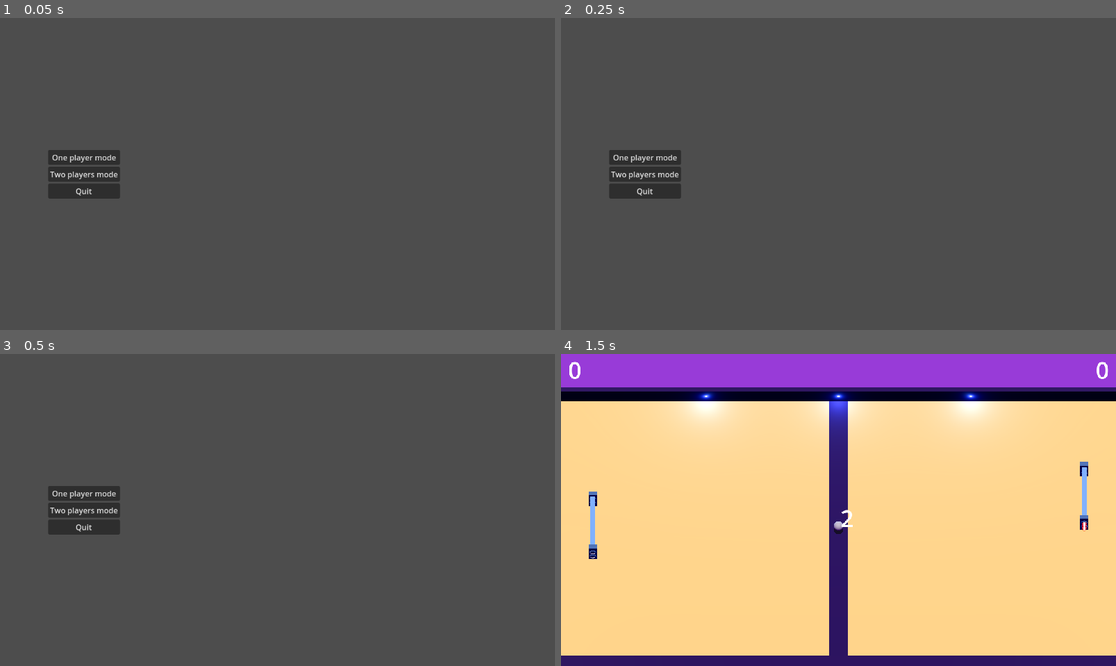
Above: before the commit, frames 1-4 (two rows, left to right).
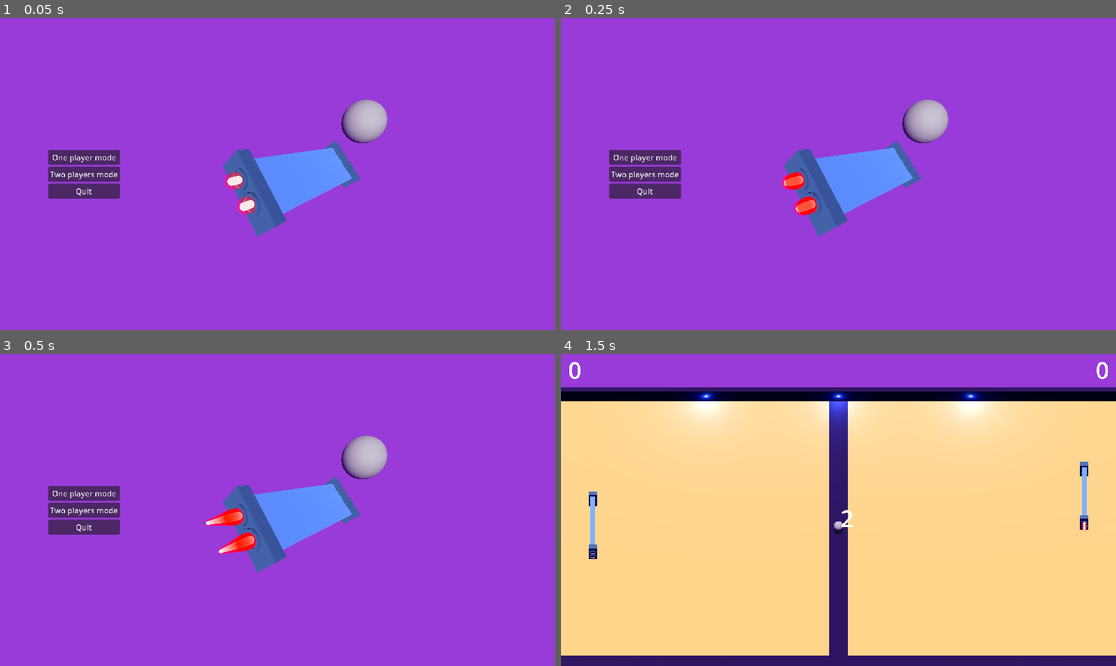
Above: after the commit, the same moments.

Repository: Eryans/godot_pong
Game: Godot game, scene res://scenes/menu.tscn
Two runs of this game, one before a commit and one after it. Both use one fixed random seed, a clock stepped at 60 frames per second and the inputs below.
Inputs (mouse positions are in pixels of both pictures, inside the frame that each line leads up to):
- Up to frame 1 (0.05 s): no input
- Up to frame 2 (0.25 s): no input
- Up to frame 3 (0.5 s): no input
- Up to frame 4 (1.5 s): click "Two players mode" at 0.5 s; tap Enter at 1.25 s; move the mouse to (960, 494) at 1.27 s; hold Up (ui_up) from 1.28 s (still down)

The runs differ from the first frame. In frame 1, 100% of the frame differs, in the area x 0-100%, y 0-100%; in frame 2, 100%; in frame 3, 100%; in frame 4, nothing differs.

Commit message:
feat: ✨ made menu a bit fancier and added quit func to button

Diff:
--- /dev/null
+++ b/assets/environnement.tres
@@ -0,0 +1,12 @@
+[gd_resource type="Environment" format=3 uid="uid://l6gmenvqabp4"]
+
+[resource]
+background_mode = 1
+background_color = Color(0.462745, 0.337255, 0.560784, 1)
+reflected_light_source = 1
+tonemap_mode = 3
+ssr_fade_in = 0.0477962
+ssao_sharpness = 0.75
+glow_intensity = 1.58
+adjustment_enabled = true
+adjustment_saturation = 2.0
--- a/main_scripts/menu.gd
+++ b/main_scripts/menu.gd
@@ -28,12 +28,10 @@
     get_tree().change_scene_to_packed(main_scene)
 
 func _quit_button_pressed() -> void:
-    pass
+    get_tree().quit();
 
 func _on_button_hover() -> void:
     EventManager.button_hover_emit()
-    pass
 
 func _on_button_click() -> void:
     EventManager.button_click_emit()
-    pass
--- a/scenes/main.tscn
+++ b/scenes/main.tscn
@@ -1,23 +1,13 @@
 [gd_scene load_steps=17 format=3 uid="uid://caaf5w2sa0uvv"]
 
 [ext_resource type="PackedScene" uid="uid://d3fotr1gt6060" path="res://entities/paddle/paddle.tscn" id="1_tbgi4"]
+[ext_resource type="Environment" uid="uid://l6gmenvqabp4" path="res://assets/environnement.tres" id="1_tipki"]
 [ext_resource type="Script" uid="uid://c4hv7l3y1nvr6" path="res://main_scripts/ai.gd" id="2_tefeu"]
 [ext_resource type="PackedScene" uid="uid://bw76l1wbchdl1" path="res://entities/ball/ball.tscn" id="3_o6xl0"]
 [ext_resource type="PackedScene" uid="uid://ddppp7nyghtqe" path="res://entities/wall/wall.tscn" id="4_o6xl0"]
 [ext_resource type="PackedScene" uid="uid://isg2si6p6ka1" path="res://entities/score_zone/score_zone.tscn" id="4_tipki"]
 [ext_resource type="PackedScene" uid="uid://cxnqnwddgcwbs" path="res://ui/ui.tscn" id="5_85g3d"]
 [ext_resource type="PackedScene" uid="uid://b2676uqhqtvay" path="res://entities/bonus/shield/shields_manager.tscn" id="7_o6xl0"]
-
-[sub_resource type="Environment" id="Environment_o6xl0"]
-background_mode = 1
-background_color = Color(0.462745, 0.337255, 0.560784, 1)
-reflected_light_source = 1
-tonemap_mode = 3
-ssr_fade_in = 0.0477962
-ssao_sharpness = 0.75
-glow_intensity = 1.58
-adjustment_enabled = true
-adjustment_saturation = 2.0
 
 [sub_resource type="StandardMaterial3D" id="StandardMaterial3D_h2yge"]
 albedo_color = Color(0.721569, 0.615686, 0.431373, 1)
@@ -54,7 +44,7 @@
 
 [node name="Camera3D" type="Camera3D" parent="."]
 transform = Transform3D(1, 0, 0, 0, 0.5, 0.866025, 0, -0.866025, 0.5, 0, 10, 10)
-environment = SubResource("Environment_o6xl0")
+environment = ExtResource("1_tipki")
 v_offset = 4.5
 projection = 1
 size = 16.5
--- a/scenes/menu.tscn
+++ b/scenes/menu.tscn
@@ -1,38 +1,214 @@
-[gd_scene load_steps=2 format=3 uid="uid://d4jxy2evbl82u"]
-
-[ext_resource type="Script" uid="uid://b3n7d4hk3jm67" path="res://main_scripts/menu.gd" id="1_yqeox"]
-
-[node name="Menu" type="Control"]
-layout_mode = 3
-anchors_preset = 15
-anchor_right = 1.0
-anchor_bottom = 1.0
-grow_horizontal = 2
-grow_vertical = 2
-script = ExtResource("1_yqeox")
-
-[node name="MarginContainer" type="MarginContainer" parent="."]
-layout_mode = 0
-offset_top = 273.5
-offset_right = 149.0
-offset_bottom = 374.5
-size_flags_vertical = 3
-theme_override_constants/margin_left = 100
-
-[node name="VBoxContainer" type="VBoxContainer" parent="MarginContainer"]
-layout_mode = 2
-
-[node name="OnePlayerMode" type="Button" parent="MarginContainer/VBoxContainer"]
-unique_name_in_owner = true
-layout_mode = 2
-text = "One player mode"
-
-[node name="TwoPlayersMode" type="Button" parent="MarginContainer/VBoxContainer"]
-unique_name_in_owner = true
-layout_mode = 2
-text = "Two players mode"
-
-[node name="Quit" type="Button" parent="MarginContainer/VBoxContainer"]
-unique_name_in_owner = true
-layout_mode = 2
-text = "Quit"
+[gd_scene load_steps=18 format=3 uid="uid://d4jxy2evbl82u"]
+
+[ext_resource type="PackedScene" uid="uid://5wyjfjo3gy30" path="res://ui/menu.tscn" id="1_vjb58"]
+[ext_resource type="Material" uid="uid://cu1gqemjte4qo" path="res://assets/materials/grey_dark.tres" id="2_con2f"]
+[ext_resource type="Environment" uid="uid://l6gmenvqabp4" path="res://assets/environnement.tres" id="2_mhnvy"]
+
+[sub_resource type="SphereMesh" id="SphereMesh_mhnvy"]
+
+[sub_resource type="BoxMesh" id="BoxMesh_4ytvr"]
+resource_local_to_scene = true
+size = Vector3(0.25, 1, 3.5)
+
+[sub_resource type="StandardMaterial3D" id="StandardMaterial3D_0sbc1"]
+albedo_color = Color(0.415686, 0.52549, 0.690196, 1)
+
+[sub_resource type="BoxMesh" id="BoxMesh_d472v"]
+size = Vector3(0.45, 1.25, 0.25)
+
+[sub_resource type="Curve" id="Curve_cwr1o"]
+_data = [Vector2(0.24, 0.52809), 0.0, -0.459652, 0, 0, Vector2(1, 0.0898877), 0.0, 0.0, 0, 0]
+point_count = 2
+
+[sub_resource type="CurveTexture" id="CurveTexture_frr1j"]
+curve = SubResource("Curve_cwr1o")
+
+[sub_resource type="Curve" id="Curve_hl3ld"]
+_limits = [0.0, 3.0, 0.0, 1.0]
+_data = [Vector2(0, 0.47191), 0.0, 0.0, 0, 0, Vector2(1, 0), 0.0, 0.0, 0, 0]
+point_count = 2
+
+[sub_resource type="CurveTexture" id="CurveTexture_cwr1o"]
+curve = SubResource("Curve_hl3ld")
+
+[sub_resource type="ParticleProcessMaterial" id="ParticleProcessMaterial_8l56v"]
+gravity = Vector3(0, -3.5, 0)
+attractor_interaction_enabled = false
+scale_curve = SubResource("CurveTexture_frr1j")
+scale_over_velocity_max = 3.0
+scale_over_velocity_curve = SubResource("CurveTexture_cwr1o")
+
+[sub_resource type="StandardMaterial3D" id="StandardMaterial3D_akf0g"]
+transparency = 1
+albedo_color = Color(0.760203, 2.55093e-06, 4.81307e-07, 0.054902)
+emission_enabled = true
+emission = Color(1, 0, 0, 1)
+
+[sub_resource type="CapsuleMesh" id="CapsuleMesh_wxl44"]
+material = SubResource("StandardMaterial3D_akf0g")
+height = 1.25
+
+[sub_resource type="StandardMaterial3D" id="StandardMaterial3D_p851o"]
+transparency = 1
+emission_enabled = true
+emission = Color(1, 1, 1, 1)
+emission_energy_multiplier = 5.35
+
+[sub_resource type="CapsuleMesh" id="CapsuleMesh_uj2sr"]
+material = SubResource("StandardMaterial3D_p851o")
+radius = 0.25
+height = 1.0
+
+[sub_resource type="StandardMaterial3D" id="StandardMaterial3D_frr1j"]
+albedo_color = Color(0.298039, 0.356863, 0.419608, 1)
+
+[node name="Node3D" type="Node3D"]
+
+[node name="Menu" parent="." instance=ExtResource("1_vjb58")]
+
+[node name="Camera3D" type="Camera3D" parent="."]
+transform = Transform3D(1, 0, 0, 0, 1, 0, 0, 0, 1, 0, 0, 2)
+environment = ExtResource("2_mhnvy")
+
+[node name="MeshInstance3D2" type="MeshInstance3D" parent="."]
+transform = Transform3D(0.665986, -0.336043, -0.665986, 0.410145, 0.910683, -0.0493675, 0.623092, -0.240273, 0.744329, 2.03999, 1.2341, -2.82581)
+mesh = SubResource("SphereMesh_mhnvy")
+skeleton = NodePath("")
+
+[node name="DirectionalLight3D" type="DirectionalLight3D" parent="."]
+
+[node name="PaddleDecoration" type="Node3D" parent="."]
+transform = Transform3D(0.628594, -0.467414, -0.621606, 0.4855, 0.860226, -0.155886, 0.607585, -0.2038, 0.767663, -1.42857, 0, -2.48068)
+
+[node name="MeshInstance3D" type="MeshInstance3D" parent="PaddleDecoration"]
+transform = Transform3D(1, 0, -2.98023e-08, 3.72529e-08, 1, 0, -2.98023e-08, -1.49012e-08, 1, 1.34531, -1.00036, -1.33035)
+mesh = SubResource("BoxMesh_4ytvr")
+surface_material_override/0 = SubResource("StandardMaterial3D_0sbc1")
+
+[node name="PaddleBorderDecorationNeg" type="MeshInstance3D" parent="PaddleDecoration"]
+unique_name_in_owner = true
+transform = Transform3D(1, 0, -2.98023e-08, 3.72529e-08, 1, 0, -2.98023e-08, -1.49012e-08, 1, 1.34531, -1.00036, -3.08035)
+mesh = SubResource("BoxMesh_d472v")
+surface_material_override/0 = ExtResource("2_con2f")
+
+[node name="ReactorUp" type="Node3D" parent="PaddleDecoration/PaddleBorderDecorationNeg"]
+unique_name_in_owner = true
+transform = Transform3D(1, 0, 0, 0, 1, 0, 0, 0, 1, 0, 0, 1.75)
+
+[node name="Reactor" type="Node3D" parent="PaddleDecoration/PaddleBorderDecorationNeg/ReactorUp"]
+transform = Transform3D(1, 0, 0, 0, 1, 0, 0, 0, 1, 0, 0.240713, -1.75619)
+
+[node name="GPUParticles3D" type="GPUParticles3D" parent="PaddleDecoration/PaddleBorderDecorationNeg/ReactorUp/Reactor"]
+transform = Transform3D(1, 0, 0, 0, -4.37114e-08, -1, 0, 1, -4.37114e-08, 0, 0, -0.216344)
+amount = 120
+lifetime = 1.25
+local_coords = true
+process_material = SubResource("ParticleProcessMaterial_8l56v")
+draw_passes = 2
+draw_pass_1 = SubResource("CapsuleMesh_wxl44")
+draw_pass_2 = SubResource("CapsuleMesh_uj2sr")
+
+[node name="CSGCombiner3D" type="CSGCombiner3D" parent="PaddleDecoration/PaddleBorderDecorationNeg/ReactorUp/Reactor"]
+
+[node name="CSGCylinder3D" type="CSGCylinder3D" parent="PaddleDecoration/PaddleBorderDecorationNeg/ReactorUp/Reactor/CSGCombiner3D"]
+transform = Transform3D(1, 0, 0, 0, -4.37114e-08, 1, 0, -1, -4.37114e-08, 0, 0, 0)
+radius = 0.181641
+height = 0.333984
+material = ExtResource("2_con2f")
+
+[node name="CSGCylinder3D2" type="CSGCylinder3D" parent="PaddleDecoration/PaddleBorderDecorationNeg/ReactorUp/Reactor/CSGCombiner3D"]
+transform = Transform3D(1, 0, 0, 0, -4.37114e-08, 1, 0, -1, -4.37114e-08, 0, 0, 0)
+operation = 2
+radius = 0.135742
+height = 0.378906
+
+[node name="Reactor2" type="Node3D" parent="PaddleDecoration/PaddleBorderDecorationNeg/ReactorUp"]
+transform = Transform3D(1, 0, 0, 0, 1, 0, 0, 0, 1, 0, -0.16915, -1.75619)
+
+[node name="GPUParticles3D" type="GPUParticles3D" parent="PaddleDecoration/PaddleBorderDecorationNeg/ReactorUp/Reactor2"]
+transform = Transform3D(1, 0, 0, 0, -4.37114e-08, -1, 0, 1, -4.37114e-08, 0, 0, -0.216344)
+amount = 120
+lifetime = 1.25
+local_coords = true
+process_material = SubResource("ParticleProcessMaterial_8l56v")
+draw_passes = 2
+draw_pass_1 = SubResource("CapsuleMesh_wxl44")
+draw_pass_2 = SubResource("CapsuleMesh_uj2sr")
+
+[node name="CSGCombiner3D" type="CSGCombiner3D" parent="PaddleDecoration/PaddleBorderDecorationNeg/ReactorUp/Reactor2"]
+
+[node name="CSGCylinder3D" type="CSGCylinder3D" parent="PaddleDecoration/PaddleBorderDecorationNeg/ReactorUp/Reactor2/CSGCombiner3D"]
+transform = Transform3D(1, 0, 0, 0, -4.37114e-08, 1, 0, -1, -4.37114e-08, 0, 0, 0)
+radius = 0.181641
+height = 0.333984
+material = ExtResource("2_con2f")
+
+[node name="CSGCylinder3D2" type="CSGCylinder3D" parent="PaddleDecoration/PaddleBorderDecorationNeg/ReactorUp/Reactor2/CSGCombiner3D"]
+transform = Transform3D(1, 0, 0, 0, -4.37114e-08, 1, 0, -1, -4.37114e-08, 0, 0, 0)
+operation = 2
+radius = 0.135742
+height = 0.378906
+
+[node name="PaddleBorderDecorationPos" type="MeshInstance3D" parent="PaddleDecoration"]
+unique_name_in_owner = true
+transform = Transform3D(1, 0, -2.98023e-08, 3.72529e-08, 1, 0, -2.98023e-08, -1.49012e-08, 1, 1.34531, -1.00036, 0.419646)
+mesh = SubResource("BoxMesh_d472v")
+surface_material_override/0 = SubResource("StandardMaterial3D_frr1j")
+
+[node name="ReactorDown" type="Node3D" parent="PaddleDecoration/PaddleBorderDecorationPos"]
+unique_name_in_owner = true
+transform = Transform3D(1, 0, 0, 0, 1, 0, 0, 0, 1, 0, 0, -1.75)
+
+[node name="Reactor3" type="Node3D" parent="PaddleDecoration/PaddleBorderDecorationPos/ReactorDown"]
+transform = Transform3D(-1, 0, -8.74228e-08, 0, 1, 0, 8.74228e-08, 0, -1, 0, 0.240713, 1.757)
+
+[node name="GPUParticles3D" type="GPUParticles3D" parent="PaddleDecoration/PaddleBorderDecorationPos/ReactorDown/Reactor3"]
+transform = Transform3D(1, 0, 0, 0, -4.37114e-08, -1, 0, 1, -4.37114e-08, 0, 0, -0.216344)
+amount = 120
+lifetime = 1.25
+local_coords = true
+process_material = SubResource("ParticleProcessMaterial_8l56v")
+draw_passes = 2
+draw_pass_1 = SubResource("CapsuleMesh_wxl44")
+draw_pass_2 = SubResource("CapsuleMesh_uj2sr")
+
+[node name="CSGCombiner3D" type="CSGCombiner3D" parent="PaddleDecoration/PaddleBorderDecorationPos/ReactorDown/Reactor3"]
+
+[node name="CSGCylinder3D" type="CSGCylinder3D" parent="PaddleDecoration/PaddleBorderDecorationPos/ReactorDown/Reactor3/CSGCombiner3D"]
+transform = Transform3D(1, 0, 0, 0, -4.37114e-08, 1, 0, -1, -4.37114e-08, 0, 0, 0)
+radius = 0.181641
+height = 0.333984
+material = ExtResource("2_con2f")
+
+[node name="CSGCylinder3D2" type="CSGCylinder3D" parent="PaddleDecoration/PaddleBorderDecorationPos/ReactorDown/Reactor3/CSGCombiner3D"]
+transform = Transform3D(1, 0, 0, 0, -4.37114e-08, 1, 0, -1, -4.37114e-08, 0, 0, 0)
+operation = 2
+radius = 0.135742
+height = 0.378906
+
+[node name="Reactor4" type="Node3D" parent="PaddleDecoration/PaddleBorderDecorationPos/ReactorDown"]
+transform = Transform3D(-1, 0, -8.74228e-08, 0, 1, 0, 8.74228e-08, 0, -1, 0, -0.16915, 1.757)
+
+[node name="GPUParticles3D" type="GPUParticles3D" parent="PaddleDecoration/PaddleBorderDecorationPos/ReactorDown/Reactor4"]
+transform = Transform3D(1, 0, 0, 0, -4.37114e-08, -1, 0, 1, -4.37114e-08, 0, 0, -0.216344)
+amount = 120
+lifetime = 1.25
+local_coords = true
+process_material = SubResource("ParticleProcessMaterial_8l56v")
+draw_passes = 2
+draw_pass_1 = SubResource("CapsuleMesh_wxl44")
+draw_pass_2 = SubResource("CapsuleMesh_uj2sr")
+
+[node name="CSGCombiner3D" type="CSGCombiner3D" parent="PaddleDecoration/PaddleBorderDecorationPos/ReactorDown/Reactor4"]
+
+[node name="CSGCylinder3D" type="CSGCylinder3D" parent="PaddleDecoration/PaddleBorderDecorationPos/ReactorDown/Reactor4/CSGCombiner3D"]
+transform = Transform3D(1, 0, 0, 0, -4.37114e-08, 1, 0, -1, -4.37114e-08, 0, 0, 0)
+radius = 0.181641
+height = 0.333984
+material = ExtResource("2_con2f")
+
+[node name="CSGCylinder3D2" type="CSGCylinder3D" parent="PaddleDecoration/PaddleBorderDecorationPos/ReactorDown/Reactor4/CSGCombiner3D"]
+transform = Transform3D(1, 0, 0, 0, -4.37114e-08, 1, 0, -1, -4.37114e-08, 0, 0, 0)
+operation = 2
+radius = 0.135742
+height = 0.378906
--- /dev/null
+++ b/ui/menu.tscn
@@ -0,0 +1,38 @@
+[gd_scene load_steps=2 format=3 uid="uid://5wyjfjo3gy30"]
+
+[ext_resource type="Script" uid="uid://b3n7d4hk3jm67" path="res://main_scripts/menu.gd" id="1_bwjgb"]
+
+[node name="Menu" type="Control"]
+layout_mode = 3
+anchors_preset = 15
+anchor_right = 1.0
+anchor_bottom = 1.0
+grow_horizontal = 2
+grow_vertical = 2
+script = ExtResource("1_bwjgb")
+
+[node name="MarginContainer" type="MarginContainer" parent="."]
+layout_mode = 0
+offset_top = 273.5
+offset_right = 149.0
+offset_bottom = 374.5
+size_flags_vertical = 3
+theme_override_constants/margin_left = 100
+
+[node name="VBoxContainer" type="VBoxContainer" parent="MarginContainer"]
+layout_mode = 2
+
+[node name="OnePlayerMode" type="Button" parent="MarginContainer/VBoxContainer"]
+unique_name_in_owner = true
+layout_mode = 2
+text = "One player mode"
+
+[node name="TwoPlayersMode" type="Button" parent="MarginContainer/VBoxContainer"]
+unique_name_in_owner = true
+layout_mode = 2
+text = "Two players mode"
+
+[node name="Quit" type="Button" parent="MarginContainer/VBoxContainer"]
+unique_name_in_owner = true
+layout_mode = 2
+text = "Quit"
